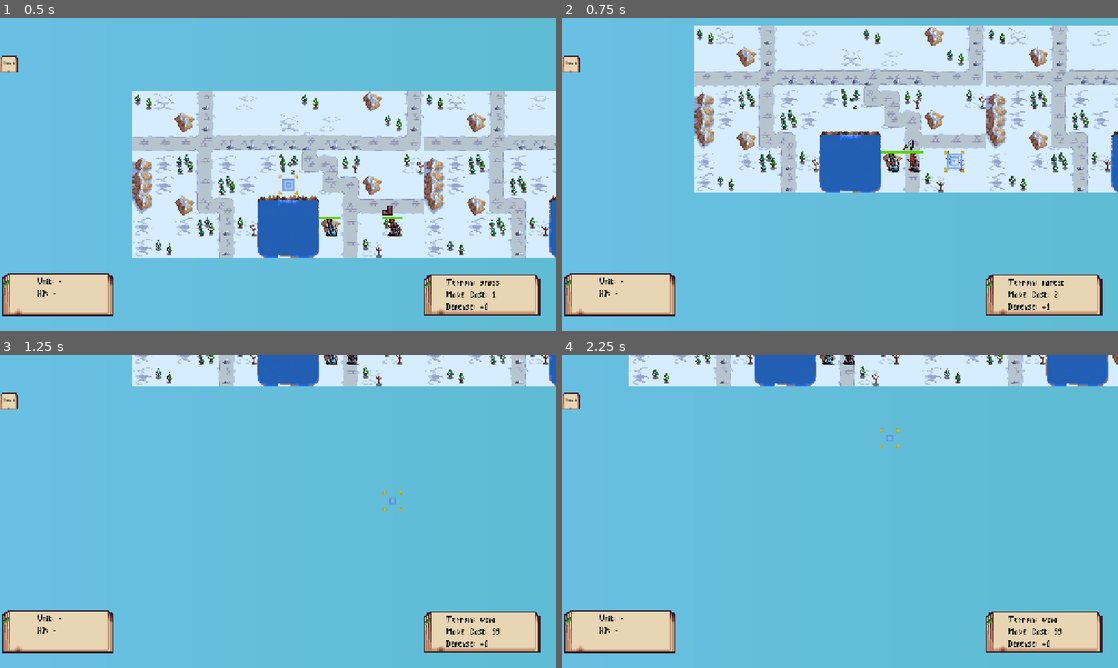
Above: before the commit, frames 1-4 (two rows, left to right).
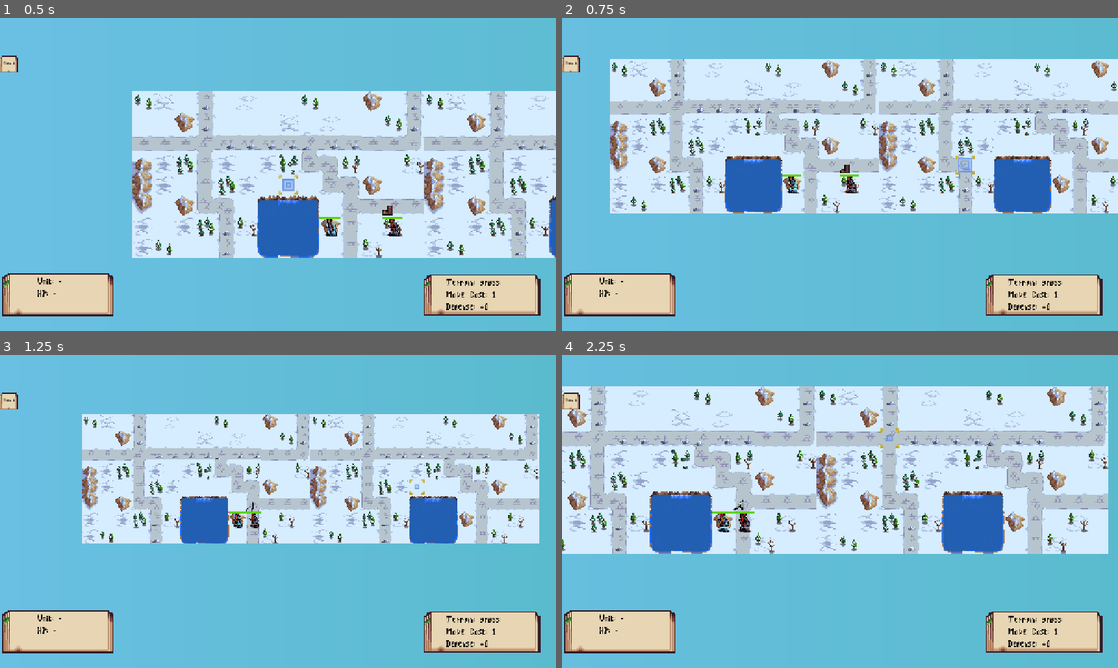
Above: after the commit, the same moments.

Repository: SpangelyWalnuts/Arcana-1.0-Demo
Game: Godot game, scene res://scenes/core/Main.tscn
Two runs of this game, one before a commit and one after it. Both use one fixed random seed, a clock stepped at 60 frames per second and the inputs below. This scene is started directly instead of the project's main scene.
Inputs (mouse positions are in pixels of both pictures, inside the frame that each line leads up to):
- Up to frame 1 (0.5 s): no input
- Up to frame 2 (0.75 s): tap Enter at 0.5 s; move the mouse to (962, 158) at 0.52 s; hold S (camera_down) from 0.53 s (still down); click (962, 158) at 0.67 s
- Up to frame 3 (1.25 s): keep holding S (camera_down)
- Up to frame 4 (2.25 s): release S (camera_down) at 1.25 s; drag from (728, 527) to (812, 574) at 1.27 s; tap Space at 2 s; move the mouse to (895, 442) at 2.02 s; hold D (camera_right) from 2.03 s (still down); click (895, 442) at 2.17 s

Frame 1 is identical in both runs. In frame 2, 41% of the frame differs, in the area x 8-100%, y 2-93%; in frame 3, 42%; in frame 4, 61%, in the area x 0-100%, y 0-90%.

Commit message:
Stable Architectural tweaks
Enemy turns now resolve sequentially with pacing and camera focus

Diff:
--- a/Arcana 1.0 - Revert/scenes/core/Main.tscn
+++ b/Arcana 1.0 - Revert/scenes/core/Main.tscn
@@ -673,7 +673,7 @@
 grid = NodePath("../Grid")
 units_root = NodePath("../Units")
 enemy_unit_scene = ExtResource("2_dau2k")
-enemies_per_floor = 3
+enemies_per_floor = 1
 offense_classes = [ExtResource("46_leefl"), ExtResource("45_gnjag")]
 defense_classes = [ExtResource("48_kylyq"), ExtResource("47_8kqbm")]
 support_classes = [ExtResource("51_oh68v"), ExtResource("52_bwyab"), ExtResource("49_0l231")]
--- a/Arcana 1.0 - Revert/scenes/core/combat_manager.gd
+++ b/Arcana 1.0 - Revert/scenes/core/combat_manager.gd
@@ -9,6 +9,8 @@
 
 signal unit_died(unit)
 signal unit_attacked(attacker, defender, damage, is_counter)
+signal attack_sequence_finished(attacker)
+signal skill_sequence_finished(caster)
 
 
 func _ready() -> void:
@@ -69,6 +71,9 @@
 		if _all_player_units_have_acted():
 			turn_manager.end_turn()
 
+# ✅ tell AI (or anyone) the attack chain is finished
+		if not is_counter:
+			attack_sequence_finished.emit(attacker)
 
 func _is_in_attack_range(attacker, target) -> bool:
 	var dist: int = abs(attacker.grid_position.x - target.grid_position.x) + abs(attacker.grid_position.y - target.grid_position.y)
@@ -148,6 +153,8 @@
 
 	if _all_player_units_have_acted():
 		turn_manager.end_turn()
+
+	skill_sequence_finished.emit(caster)
 
 
 func _skill_can_affect_target(caster, target, skill: Skill) -> bool:
@@ -196,6 +203,8 @@
 				CombatLog.add("  -> terrain skill ignored (unit-target)", {"type":"terrain_ignored", "skill": skill.name})
 		_:
 			_apply_skill_damage(user, target, skill)
+		# tell AI / turn sequencer this skill resolution is complete
+			skill_sequence_finished.emit(user)
 
 
 
@@ -327,6 +336,7 @@
 				{"type":"terrain", "skill": skill.name, "tile": t})
 
 		caster.has_acted = true
+		skill_sequence_finished.emit(caster)
 		return
 
 	if CombatLog != null:
--- a/Arcana 1.0 - Revert/scripts/EnemyAI.gd
+++ b/Arcana 1.0 - Revert/scripts/EnemyAI.gd
@@ -50,6 +50,22 @@
 		var cm: Node = _get_child_or_prop(main, "combat_manager")
 		if cm != null and cm.has_method("perform_attack"):
 			cm.perform_attack(enemy, target)
+			var cm_wait: Node = _get_child_or_prop(main, "combat_manager")
+			if cm_wait != null and cm_wait.has_signal("skill_sequence_finished"):
+				while true:
+					var emitted = await cm_wait.skill_sequence_finished
+
+					# Godot: if the signal emits one arg, `emitted` is that arg.
+					# If it emits multiple args, `emitted` is an Array.
+					var caster = emitted
+					if emitted is Array and emitted.size() > 0:
+						caster = emitted[0]
+
+					if caster == enemy:
+						break
+			else:
+				# fallback if signal missing (shouldn't happen once you add it)
+				await get_tree().create_timer(0.25).timeout
 		return
 
 	# 2) If prevented from moving, wait
@@ -214,6 +230,19 @@
 		var cm: Node = _get_child_or_prop(main, "combat_manager")
 		if cm != null and cm.has_method("use_skill"):
 			cm.use_skill(enemy, skill, center_tile)
+			var cm_wait: Node = _get_child_or_prop(main, "combat_manager")
+			if cm_wait != null and cm_wait.has_signal("skill_sequence_finished"):
+				while true:
+					var emitted = await cm_wait.skill_sequence_finished
+
+					# Godot: if the signal emits one arg, `emitted` is that arg.
+					# If it emits multiple args, `emitted` is an Array.
+					var caster = emitted
+					if emitted is Array and emitted.size() > 0:
+						caster = emitted[0]
+
+					if caster == enemy:
+						break
 			return
 
 	# Single-target: route through SkillSystem if available
@@ -222,6 +251,19 @@
 		var ss: Node = _get_child_or_prop(main, "skill_system")
 		if ss != null and ss.has_method("execute_skill_on_target"):
 			ss.execute_skill_on_target(enemy, target_unit, skill)
+			var cm_wait: Node = _get_child_or_prop(main, "combat_manager")
+			if cm_wait != null and cm_wait.has_signal("skill_sequence_finished"):
+				while true:
+					var emitted = await cm_wait.skill_sequence_finished
+
+					# Godot: if the signal emits one arg, `emitted` is that arg.
+					# If it emits multiple args, `emitted` is an Array.
+					var caster = emitted
+					if emitted is Array and emitted.size() > 0:
+						caster = emitted[0]
+
+					if caster == enemy:
+						break
 			return
 
 	# Fallback: basic attack if we have CombatManager
@@ -229,6 +271,8 @@
 	if cm2 != null and cm2.has_method("perform_attack") and plan.has("target_unit"):
 		cm2.perform_attack(enemy, plan["target_unit"])
 
+	# small readability pause after casting
+	await get_tree().create_timer(0.2).timeout
 
 # -----------------------------
 # Role Profiles
@@ -483,21 +527,34 @@
 func _move_enemy_to_tile(main: Node, enemy: Node, tile: Vector2i) -> void:
 	var old_tile: Vector2i = _get_v2i(enemy, "grid_position", Vector2i.ZERO)
 
+	# exit effects immediately
 	if main != null and main.has_method("_get_terrain_effect_at_tile"):
 		var old_eff = main._get_terrain_effect_at_tile(old_tile)
 		if old_eff != null and old_eff.has_method("on_unit_exit"):
 			old_eff.on_unit_exit(enemy)
 
+	# update logical position immediately (so occupancy/pathing stays correct)
 	enemy.set("grid_position", tile)
 
 	var grid_node: Node = _get_child_or_prop(main, "grid")
 	if grid_node != null and grid_node.has_method("tile_to_world") and enemy is Node2D:
-		(enemy as Node2D).global_position = grid_node.tile_to_world(tile)
-
+		var n2 := enemy as Node2D
+		var target_pos: Vector2 = grid_node.tile_to_world(tile)
+
+		# ✅ tween movement (duration tweakable)
+		var tween := n2.create_tween()
+		tween.tween_property(n2, "global_position", target_pos, 0.18)\
+			.set_trans(Tween.TRANS_SINE)\
+			.set_ease(Tween.EASE_IN_OUT)
+
+		await tween.finished
+
+	# enter effects after arriving
 	if main != null and main.has_method("_get_terrain_effect_at_tile"):
 		var new_eff = main._get_terrain_effect_at_tile(tile)
 		if new_eff != null and new_eff.has_method("on_unit_enter"):
 			new_eff.on_unit_enter(enemy)
+
 
 
 # -----------------------------
@@ -573,3 +630,15 @@
 			return n.get_node(name) as Node
 
 	return null
+
+#HELPER  FOR SIGNAL WAITNG
+func _await_signal_for_unit(emitter: Object, signal_name: StringName, unit: Object) -> void:
+	if emitter == null:
+		return
+	while true:
+		var emitted = await emitter.get(signal_name)
+		var first = emitted
+		if emitted is Array and emitted.size() > 0:
+			first = emitted[0]
+		if first == unit:
+			return
--- a/Arcana 1.0 - Revert/scripts/core/Main.gd
+++ b/Arcana 1.0 - Revert/scripts/core/Main.gd
@@ -61,7 +61,8 @@
 
 @export var floating_text_scene: PackedScene
 
-
+@export var enemy_think_delay: float = 0.30
+@export var enemy_between_enemies_delay: float = 0.18
 @export var battle_objective: BattleObjective
 @export var unit_scene: PackedScene
 @export var range_tile_scene: PackedScene
@@ -1023,11 +1024,32 @@
 		return
 
 	for enemy in enemies:
+		if battle_finished:
+			return
+		if enemy == null or not is_instance_valid(enemy):
+			continue
+		if enemy.hp <= 0:
+			continue
+
 		if enemy_ai != null:
-			enemy_ai.take_turn(self, enemy, players)
+			# Soft focus camera on the acting enemy (if the camera supports it)
+			if camera != null and camera.has_method("soft_focus_unit"):
+				camera.soft_focus_unit(enemy, 0.92, 0.18)
+			# small "thinking" pause before this enemy acts
+			await get_tree().create_timer(enemy_think_delay).timeout
+			# ✅ SEQUENTIAL: wait for this enemy's move/attack/cast to finish
+			await enemy_ai.take_turn(self, enemy, players)
+			# readability pause between enemies
+			await get_tree().create_timer(enemy_between_enemies_delay).timeout
+		# small readability pause between enemies (tweak to taste)
+		await get_tree().create_timer(0.15).timeout
 
 	print("Enemy phase done, back to player.")
+	# Give control back to player camera (if supported)
+	if camera != null and camera.has_method("restore_player_control"):
+		camera.restore_player_control(0.18)
 	turn_manager.end_turn()
+
 
 func _on_unit_died(unit) -> void:
 	print("Unit died in Main:", unit.name, "team:", unit.team)
--- a/Arcana 1.0 - Revert/scripts/core/camera_controller.gd
+++ b/Arcana 1.0 - Revert/scripts/core/camera_controller.gd
@@ -7,13 +7,16 @@
 @export var max_zoom: float = 3.0         # farther
 
 var map_rect: Rect2 = Rect2()             # world-space rect covering the map
+var _cam_tween: Tween
+var _default_zoom: Vector2
+var _controls_locked: bool = false
 
 
 func _ready() -> void:
 	if terrain == null:
 		push_error("Camera2D: 'terrain' is not assigned.")
 		return
-
+	_default_zoom = zoom
 	_compute_map_rect()
 	_center_on_map()
 
@@ -51,6 +54,9 @@
 
 
 func _process(delta: float) -> void:
+	if _controls_locked:
+		return
+
 	var dir: Vector2 = Vector2.ZERO
 
 	if Input.is_action_pressed("camera_left"):
@@ -102,3 +108,36 @@
 
 	global_position.x = clamp(global_position.x, min_x, max_x)
 	global_position.y = clamp(global_position.y, min_y, max_y)
+
+#SOFT CAMERA PAN ON ENEMY TURN
+func soft_focus_world_pos(world_pos: Vector2, zoom_in: float = 0.92, duration: float = 0.18) -> void:
+	_controls_locked = true
+
+	if _cam_tween != null and _cam_tween.is_running():
+		_cam_tween.kill()
+
+	_cam_tween = create_tween()
+	_cam_tween.tween_property(self, "global_position", world_pos, duration)\
+		.set_trans(Tween.TRANS_SINE)\
+		.set_ease(Tween.EASE_IN_OUT)
+	_cam_tween.tween_property(self, "zoom", Vector2(zoom_in, zoom_in), duration)\
+		.set_trans(Tween.TRANS_SINE)\
+		.set_ease(Tween.EASE_IN_OUT)
+
+func soft_focus_unit(unit: Node, zoom_in: float = 0.92, duration: float = 0.18) -> void:
+	if unit == null or not is_instance_valid(unit):
+		return
+	if unit is Node2D:
+		soft_focus_world_pos((unit as Node2D).global_position, zoom_in, duration)
+
+func restore_player_control(duration: float = 0.18) -> void:
+	if _cam_tween != null and _cam_tween.is_running():
+		_cam_tween.kill()
+
+	_cam_tween = create_tween()
+	_cam_tween.tween_property(self, "zoom", _default_zoom, duration)\
+		.set_trans(Tween.TRANS_SINE)\
+		.set_ease(Tween.EASE_IN_OUT)
+
+	# unlock after the tween completes
+	_cam_tween.finished.connect(func(): _controls_locked = false)
